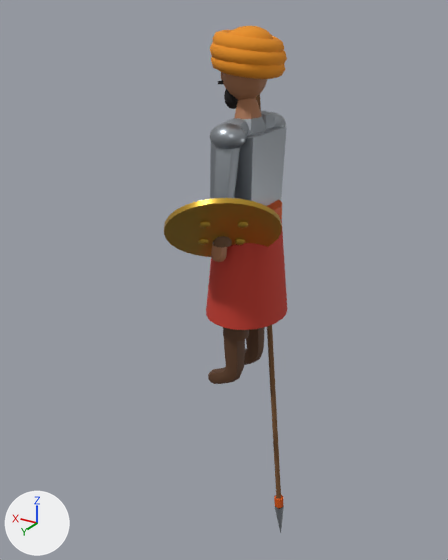
One commit to the glTF model models/era1/hind_nayzachi.glb: the scene before it, then after it.
One viewpoint serves both versions: a 50 mm camera at (-1.426, 2.612, 1.886) aimed at (0.118, 0.038, 0.599). Every picture has the same lights, and +X, +Y and +Z are marked at lower left. The picture after the commit comes second. Where no turn or scale is listed for an object, it has been applied to the vertices. Vertices at exactly the same position are counted once.

In view in the first picture: 'Body', 'Shield', 'Spear'.
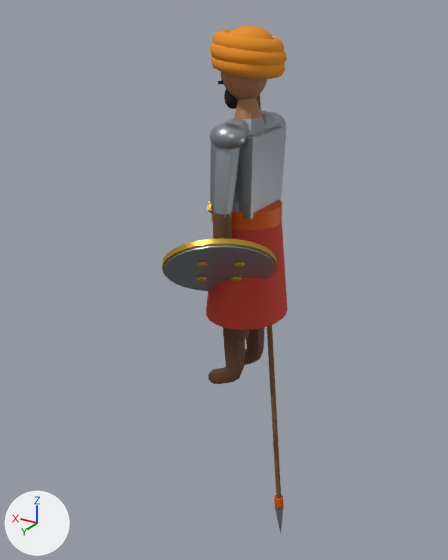
The change in detail:
me_shield is used by ob_shield; location (-0.022, 0.282, 0.973).
me_shield had 280 vertices, 536 faces and spanned x -0.255..0.251, y -0.219..0.224, z -0.206..0.2.
me_shield now has 280 vertices, 536 faces and spans x -0.25..0.256, y -0.227..0.217, z -0.198..0.209.
me_shield part 1: the loose piece of 56 vertices spanning x -0.255..0.251, y -0.219..0.224, z -0.206..0.2 is moved by (0.005, -0.007, 0.008).
Object 'Shield' (ob_shield) moves from (-0.022, 0.282, 0.973) to (-0.006, 0.288, 0.78).

Boxes [x1, y1, x2, y2] around the edits, measured in the pictures (448 x 560 px; the box of a moved part takes in the faces that stretch with it):
'Shield', reshaped, moved (10% shorter)
    before: [164, 198, 282, 257]
    after: [162, 238, 277, 291]
part 1 of me_shield, moved or reshaped
    before: [164, 198, 282, 257]
    after: [162, 238, 277, 276]
